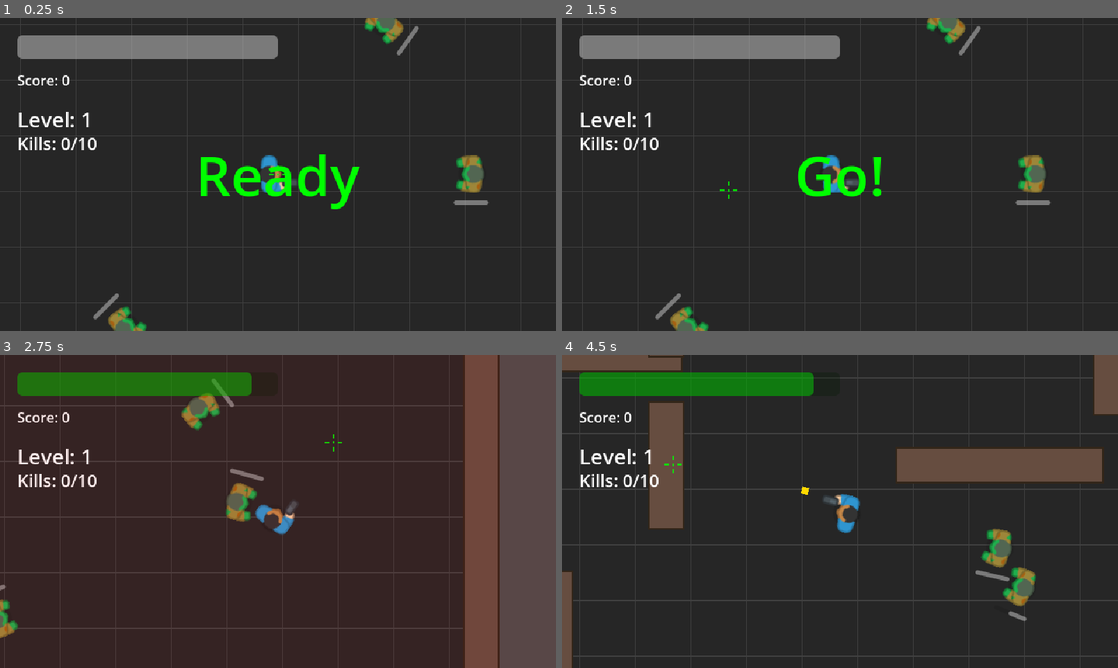
Above: before the commit, frames 1-4 (two rows, left to right).
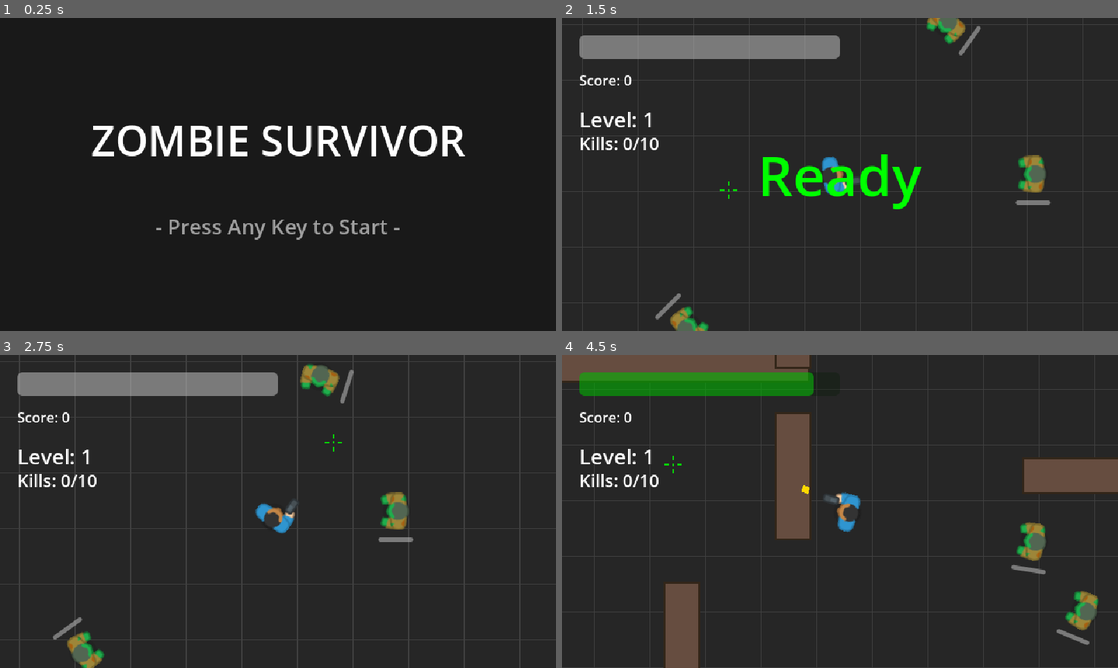
Above: after the commit, the same moments.

Repository: lolieatapple/godot-game
Game: Godot game, scene res://StartScreen.tscn
Two runs of this game, one before a commit and one after it. Both use one fixed random seed, a clock stepped at 60 frames per second and the inputs below. Before the commit the project starts from res://Main.tscn.
Inputs (mouse positions are in pixels of both pictures, inside the frame that each line leads up to):
- Up to frame 1 (0.25 s): no input
- Up to frame 2 (1.5 s): tap Enter at 0.5 s; move the mouse to (962, 158) at 0.52 s; hold D (move_right) 0.53-1.28 s; click (962, 158) at 0.67 s; tap Space at 1.25 s; move the mouse to (728, 190) at 1.27 s; hold S (move_down) from 1.28 s (still down); click (728, 190) at 1.42 s
- Up to frame 3 (2.75 s): move the mouse to (333, 442) at 2.02 s; release S (move_down) at 2.03 s; hold D (move_right) from 2.03 s (still down); click (333, 442) at 2.17 s
- Up to frame 4 (4.5 s): move the mouse to (812, 574) at 2.77 s; release D (move_right) at 2.78 s; hold W (move_up) 2.78-3.53 s; click (812, 574) at 2.92 s; move the mouse to (1006, 558) at 3.52 s; hold A (move_left) from 3.53 s (still down); click (1006, 558) at 3.67 s; move the mouse to (673, 464) at 4.27 s; click (673, 464) at 4.42 s

The runs differ from the first frame. In frame 1, 13% of the frame differs, in the area x 0-100%, y 0-100%; in frame 2, 1.9%; in frame 3, 29%; in frame 4, 21%.

Commit message:
add start page

Diff:
--- /dev/null
+++ b/StartScreen.gd
@@ -0,0 +1,21 @@
+extends Control
+
+func _ready():
+	# 简单的闪烁动画
+	var tween = create_tween().set_loops()
+	tween.tween_property($PressKeyLabel, "modulate:a", 0.0, 1.0)
+	tween.tween_property($PressKeyLabel, "modulate:a", 1.0, 1.0)
+
+func _input(event):
+	if event is InputEventKey and event.pressed:
+		start_game()
+	elif event is InputEventMouseButton and event.pressed:
+		start_game()
+	elif event is InputEventJoypadButton and event.pressed:
+		start_game()
+
+func start_game():
+	# 防止多次触发
+	set_process_input(false)
+	# 切换到主场景
+	get_tree().change_scene_to_file("res://Main.tscn")
--- /dev/null
+++ b/StartScreen.tscn
@@ -0,0 +1,58 @@
+[gd_scene load_steps=2 format=3 uid="uid://b8x7k2m5n9p0"]
+
+[ext_resource type="Script" path="res://StartScreen.gd" id="1_script"]
+
+[node name="StartScreen" type="Control"]
+layout_mode = 3
+anchors_preset = 15
+anchor_right = 1.0
+anchor_bottom = 1.0
+grow_horizontal = 2
+grow_vertical = 2
+script = ExtResource("1_script")
+
+[node name="ColorRect" type="ColorRect" parent="."]
+layout_mode = 1
+anchors_preset = 15
+anchor_right = 1.0
+anchor_bottom = 1.0
+grow_horizontal = 2
+grow_vertical = 2
+color = Color(0.1, 0.1, 0.1, 1)
+
+[node name="TitleLabel" type="Label" parent="."]
+layout_mode = 1
+anchors_preset = 8
+anchor_left = 0.5
+anchor_top = 0.5
+anchor_right = 0.5
+anchor_bottom = 0.5
+offset_left = -200.0
+offset_top = -60.0
+offset_right = 200.0
+offset_bottom = -20.0
+grow_horizontal = 2
+grow_vertical = 2
+theme_override_font_sizes/font_size = 48
+text = "ZOMBIE SURVIVOR"
+horizontal_alignment = 1
+vertical_alignment = 1
+
+[node name="PressKeyLabel" type="Label" parent="."]
+layout_mode = 1
+anchors_preset = 8
+anchor_left = 0.5
+anchor_top = 0.5
+anchor_right = 0.5
+anchor_bottom = 0.5
+offset_left = -200.0
+offset_top = 40.0
+offset_right = 200.0
+offset_bottom = 80.0
+grow_horizontal = 2
+grow_vertical = 2
+theme_override_colors/font_color = Color(0.8, 0.8, 0.8, 1)
+theme_override_font_sizes/font_size = 24
+text = "- Press Any Key to Start -"
+horizontal_alignment = 1
+vertical_alignment = 1
--- a/project.godot
+++ b/project.godot
@@ -11,7 +11,7 @@
 [application]
 
 config/name="godot-game"
-run/main_scene="res://Main.tscn"
+run/main_scene="res://StartScreen.tscn"
 config/features=PackedStringArray("4.5", "GL Compatibility")
 config/icon="res://icon.svg"
 
